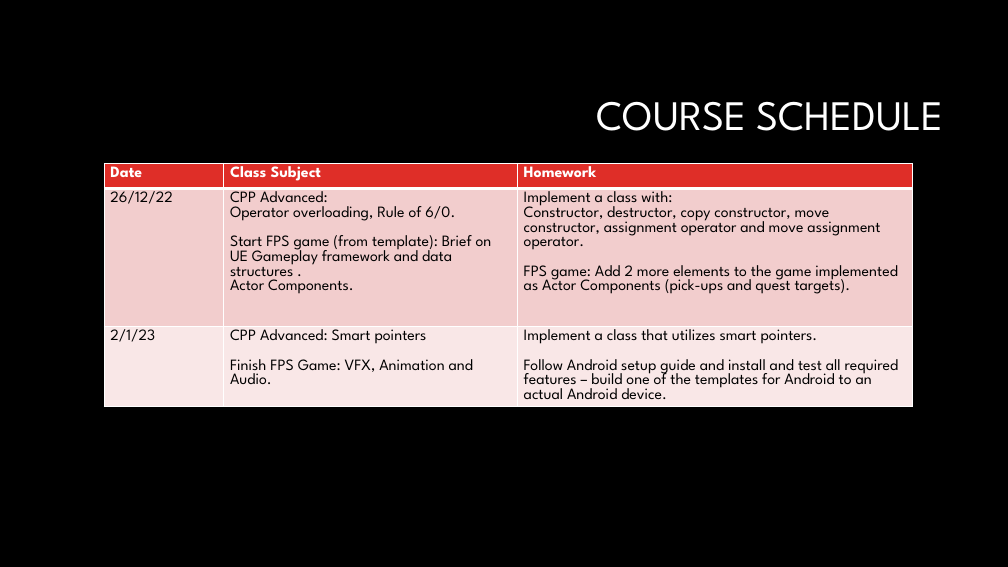
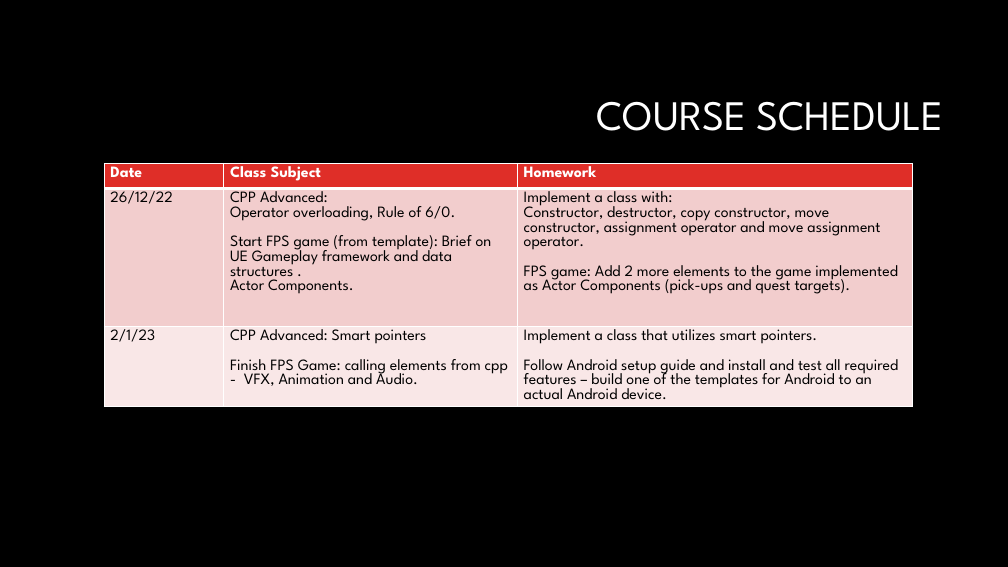
Before and after one commit to shachash1984/Tiltan_UnrealEngineCourse, a slide deck: slide 16 of Classes/Class_1/Course_Syllabus.pptx. Drawn at 1008x567 pixels with LibreOffice and Linux fonts; fonts in the diff are those of the drawing; background and template pictures are left out. Boxes give left, top, right and bottom in pixels: in the first picture for what was removed or moved away, otherwise in the second. Text is boxed around its words. In the diff, an @@ line names an element or a change of style, - is before the commit and + after.

```diff
--- a/Classes/Class_1/Course_Syllabus.pptx
+++ b/Classes/Class_1/Course_Syllabus.pptx
@@ table at (104,163,912,485) @@
-row 3, column 2: CPP Advanced: Smart pointers / Finish FPS Game: VFX, Animation and Audio.
+row 3, column 2: CPP Advanced: Smart pointers / Finish FPS Game: calling elements from cpp - VFX, Animation and Audio.
```
Also in this commit, not shown: 1 other slide changed, 20 other files.
